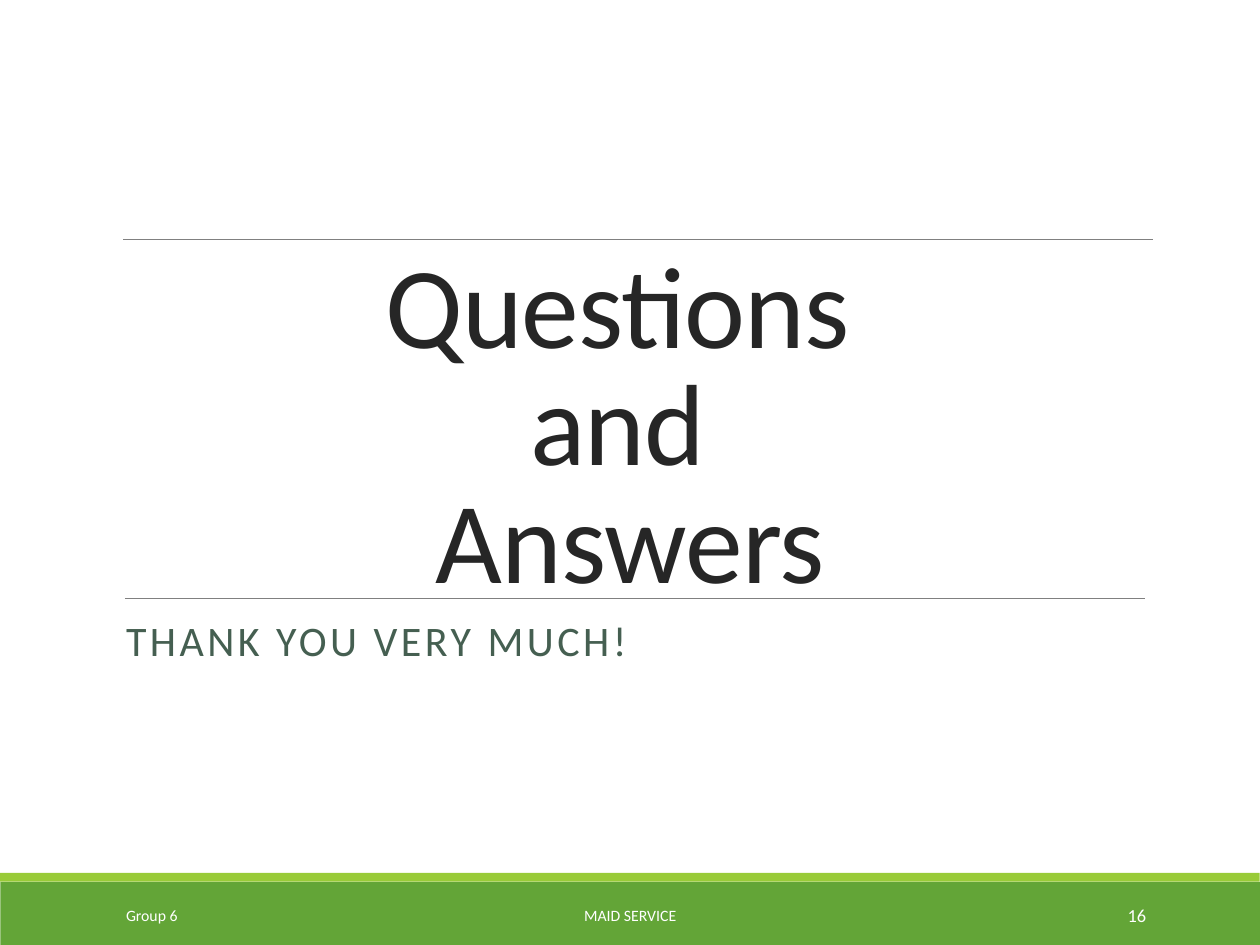
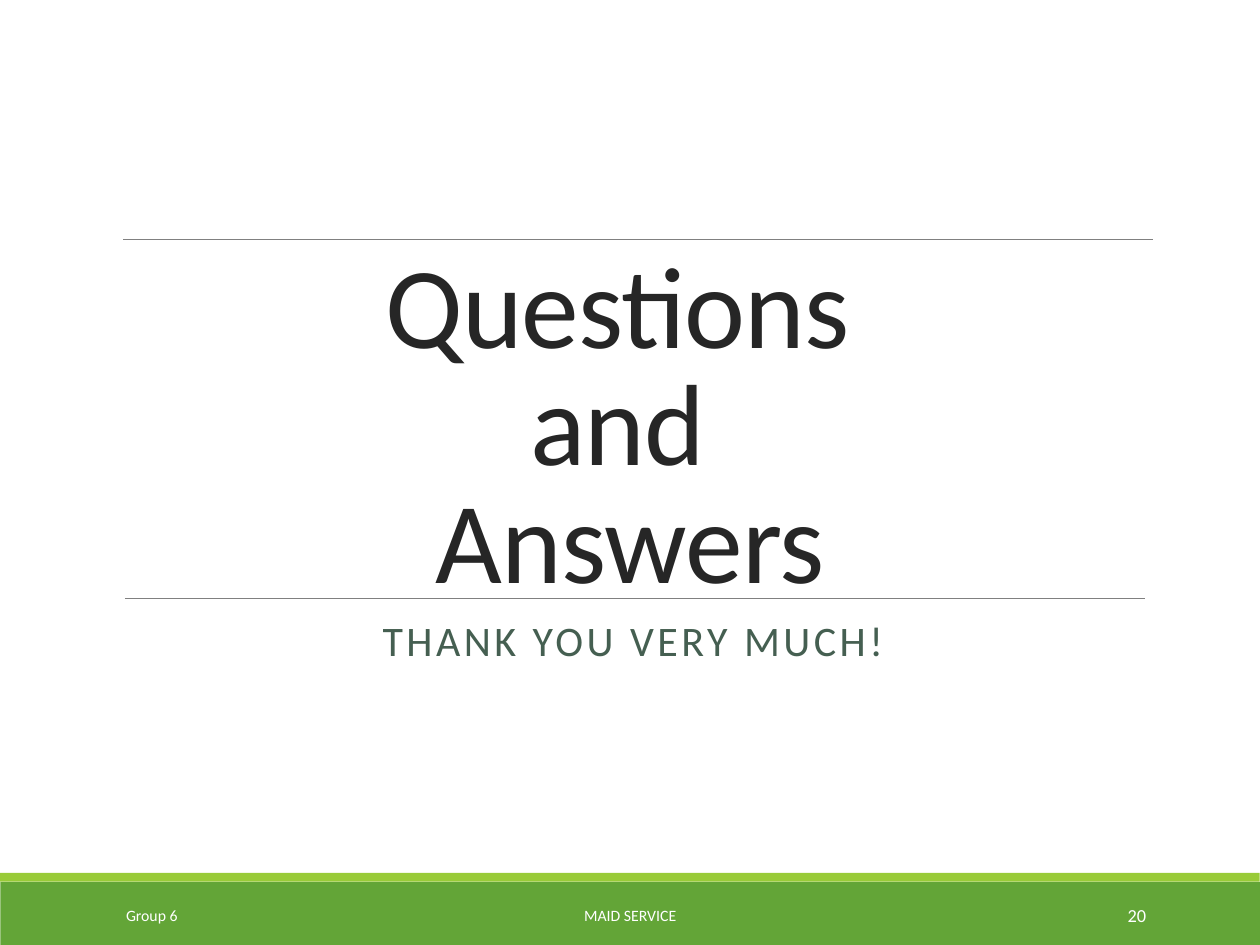
Before and after one commit to TuanBT/ms-website, a slide deck: slide 20 of Presentation/MS_Slide.pptx (slide 16 before the commit). Drawn at 1260x945 pixels with LibreOffice and Linux fonts; fonts in the diff are those of the drawing; background and template pictures are left out. Boxes give left, top, right and bottom in pixels: in the first picture for what was removed or moved away, otherwise in the second. Text is boxed around its words. In the diff, an @@ line names an element or a change of style, - is before the commit and + after.

```diff
--- a/Presentation/MS_Slide.pptx
+++ b/Presentation/MS_Slide.pptx
@@ text "THANK YOU VERY MUCH!" at <box>383,627,883,657</box>: alignment left to centre @@
@@ page number at <box>1128,910,1147,922</box>: text changed @@
-16
+20
```
Also in this commit, not shown: 8 other slides changed, 5 slides added, 1 slide removed.
